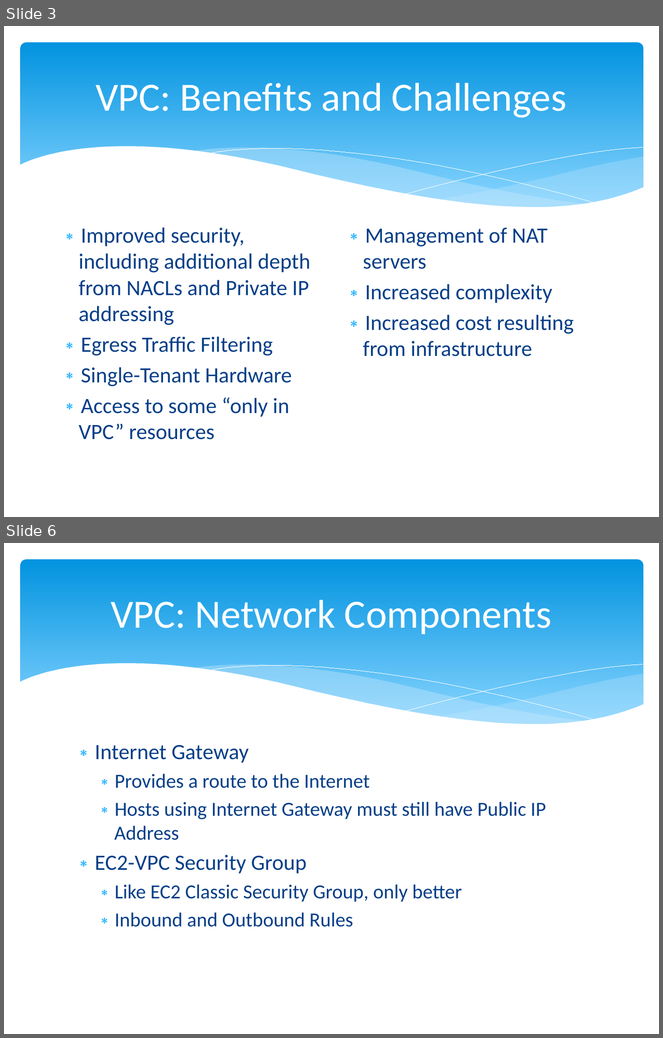
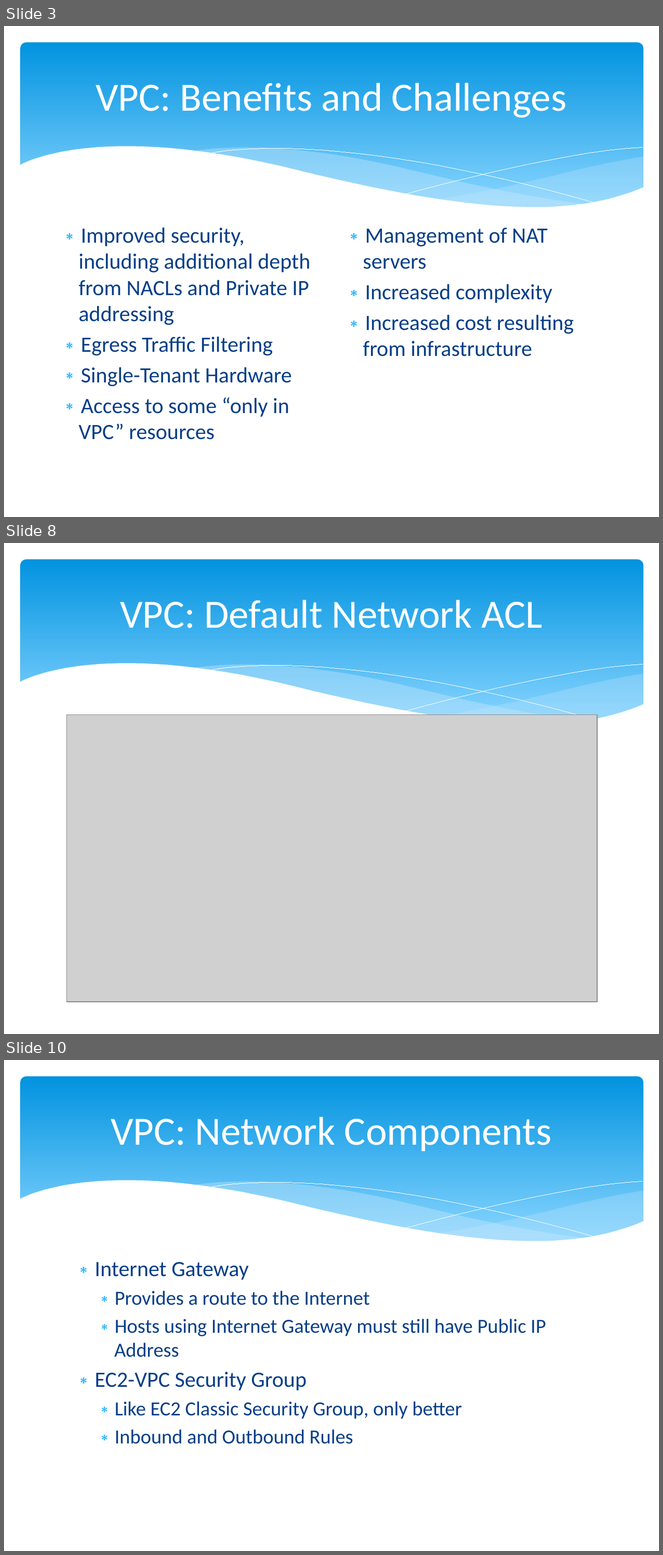
Before and after one commit to cloudavail/awstraining, a slide deck: aws-vpc/aws-vpc.pptx. Shown one above the other, each under a label of ours: slides 3 and 6 before the commit, slides 3, 8 and 10 after it; the slides between them are not shown. The pictures are 663x1038 and 663x1555 pixels, drawn with LibreOffice and Linux fonts; fonts in the diff are those of the drawing; grey boxes stand for pictures. Boxes give left, top, right and bottom in pixels: in the first picture for what was removed or moved away, otherwise in the second. Text is boxed around its words. In the diff, an @@ line names an element or a change of style, - is before the commit and + after.

```diff
--- a/aws-vpc/aws-vpc.pptx
+++ b/aws-vpc/aws-vpc.pptx
@@ slide 8 added at bbox=[4, 543, 659, 1034], background #FFFFFF; not listed: 6 template elements that a slide beside it also shows @@
@@ title added at bbox=[120, 600, 542, 628], 44 pt, text #FFFFFF @@
+VPC: Default Network ACL
@@ picture added at bbox=[66, 715, 597, 1002] @@
@@ what was slide 6 is now slide 10 @@
```
Also in this commit, not shown: 2 slides changed, 3 other slides added, 1 slide removed, 3 other files.
